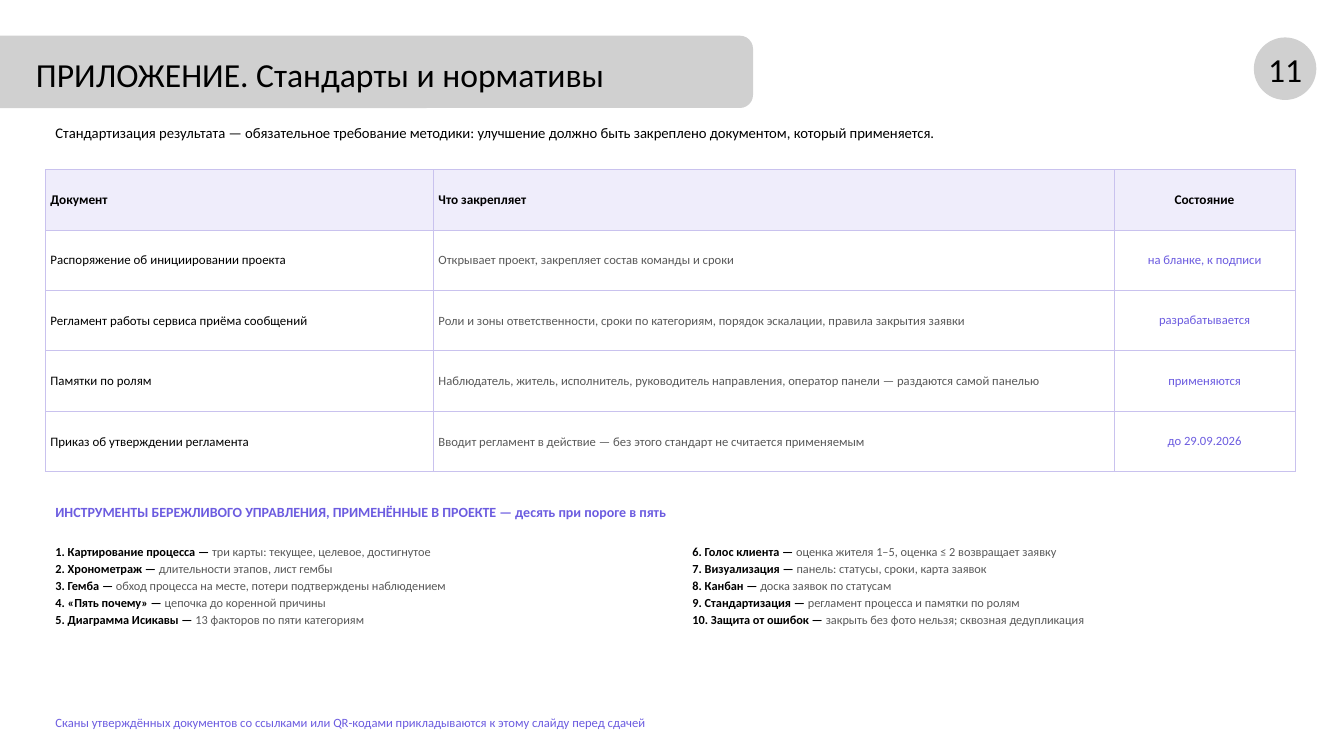
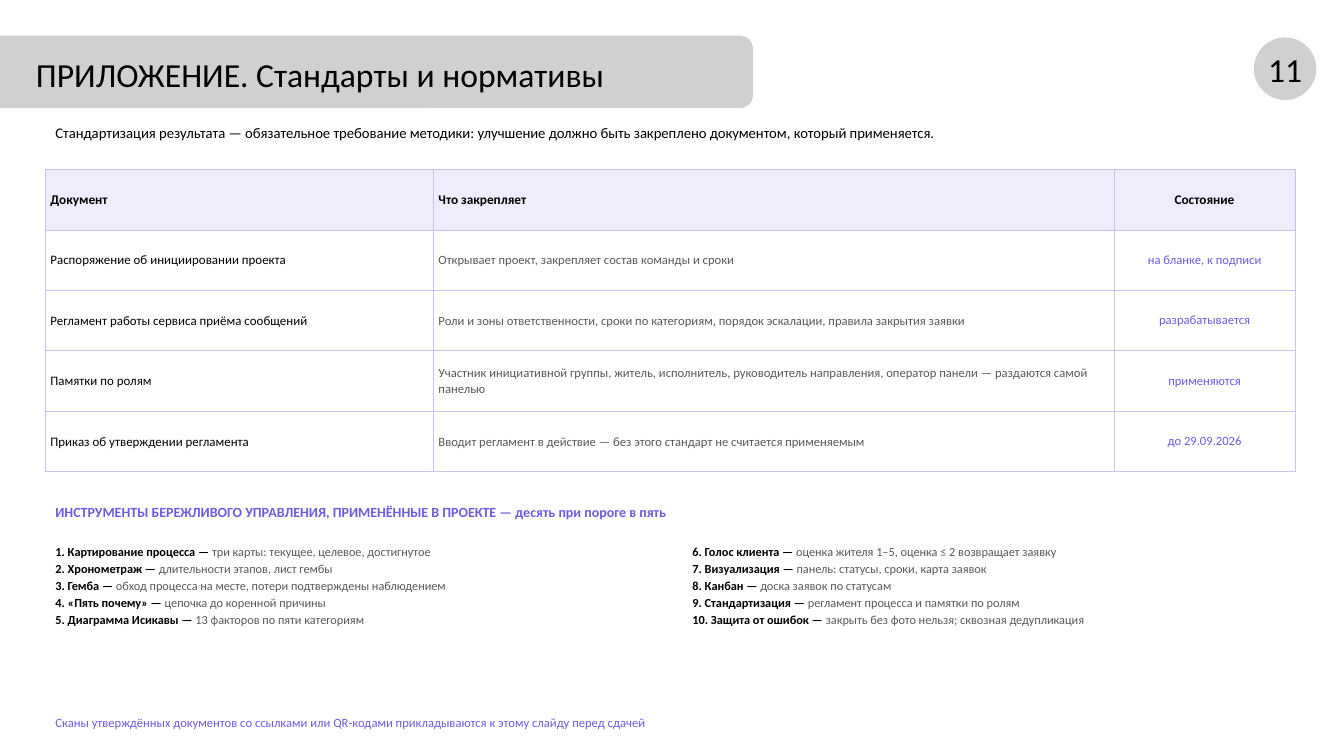
Before and after one commit to NiceGenn/Team-28-progress, a slide deck: slide 12 of файлы/prezentaciya-chernovik.pptx. Drawn at 1344x756 pixels with LibreOffice and Linux fonts; fonts in the diff are those of the drawing; grey boxes stand for pictures. Boxes give left, top, right and bottom in pixels: in the first picture for what was removed or moved away, otherwise in the second. Text is boxed around its words. In the diff, an @@ line names an element or a change of style, - is before the commit and + after.

```diff
--- a/файлы/prezentaciya-chernovik.pptx
+++ b/файлы/prezentaciya-chernovik.pptx
@@ table at [45, 169, 1296, 472] @@
-row 4, column 2: Наблюдатель, житель, исполнитель, руководитель направления, оператор панели — раздаются самой панелью
+row 4, column 2: Участник инициативной группы, житель, исполнитель, руководитель направления, оператор панели — раздаются самой панелью
```
Also in this commit, not shown: 8 other slides changed, 19 other files.
